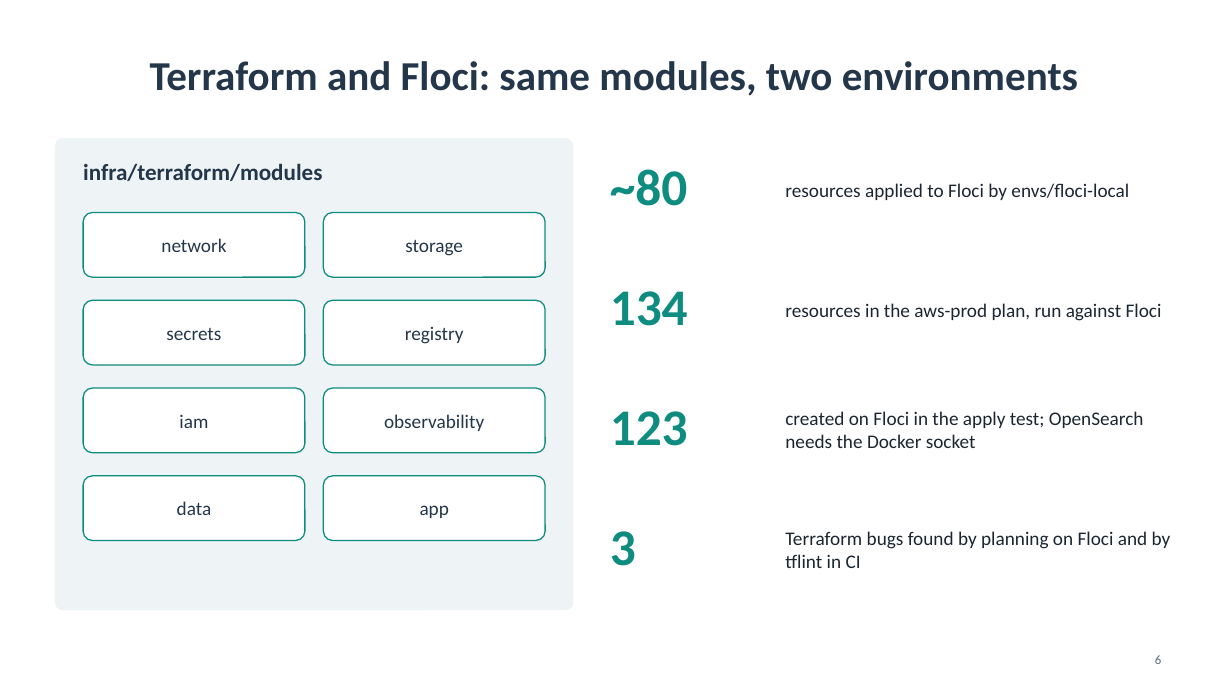
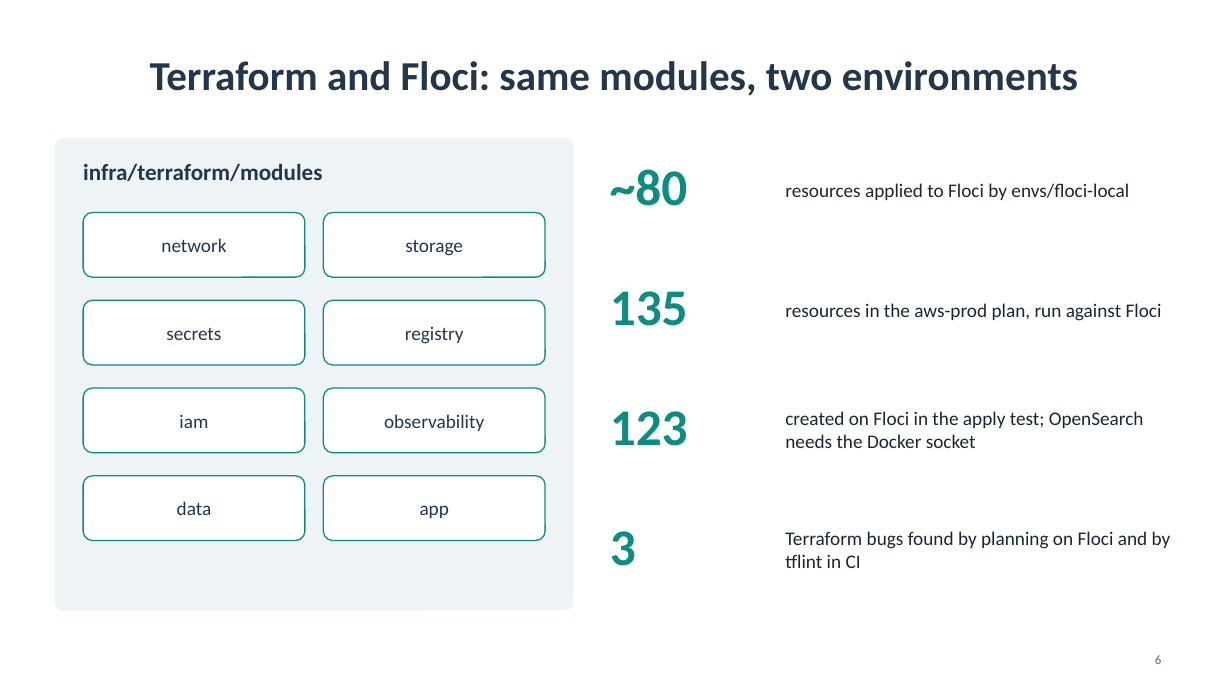
Before and after one commit to pandeyysatyam/virto-task, a slide deck: slide 6 of presentation/virto-commerce-devops.pptx. Drawn at 1232x693 pixels with LibreOffice and Linux fonts; fonts in the diff are those of the drawing. Boxes give left, top, right and bottom in pixels: in the first picture for what was removed or moved away, otherwise in the second. Text is boxed around its words. In the diff, an @@ line names an element or a change of style, - is before the commit and + after.

```diff
--- a/presentation/virto-commerce-devops.pptx
+++ b/presentation/virto-commerce-devops.pptx
@@ text at [610, 291, 688, 326]: text changed @@
-134
+135
```
Also in this commit, not shown: 2 other slides changed, 11 other files.
